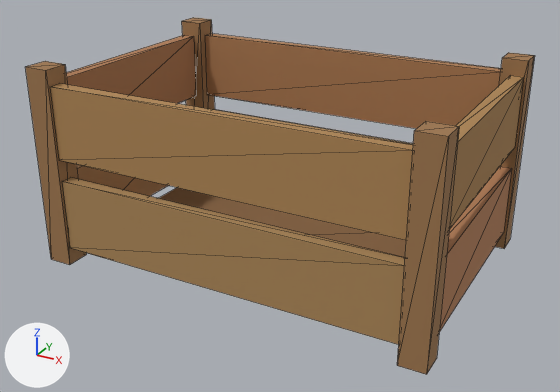
An edit to the glTF model games/yorimichi/assets/belmonte/meshes/SM_BM_BP_Crate.glb, drawn before and after from the same camera.
Rendered twice from a 50 mm lens placed at (0.48, -0.893, 0.529), pointed at (0.001, -0.022, 0.094). Lighting does not change. The marker at lower left points along +X, +Y and +Z. The older version comes first. Mesh edges are drawn as thin lines. Vertices at exactly the same position are counted once.

Before the edit, the objects in view are built like this:
```python
me_sm_bp_crate = bpy.data.meshes.new('SM_BP_Crate')
me_sm_bp_crate.from_pydata(...)  # 100 vertices, 106 faces; spans x -0.28..0.28, y -0.19..0.19, z 0.0..0.28
me_sm_bp_crate.materials.append(mat_bm_000_m_wood_013)
ob_sm_bm_bp_crate = bpy.data.objects.new('SM_BM_BP_Crate', me_sm_bp_crate)
ob_sm_bm_bp_crate.location = (0.0, 0.0, 0.0)
```
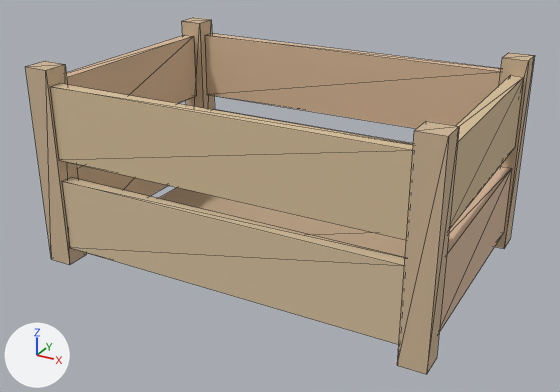
Changed parts and their boxes (x1, y1, x2, y2) in the pictures (560 x 392 px):
part 1 of me_sm_bp_crate, recoloured (brown to beige): (25, 17, 535, 375) in both

What the commit changed:
me_sm_bp_crate has 100 vertices, 106 faces and spans x -0.28..0.28, y -0.19..0.19, z 0.0..0.28.
me_sm_bp_crate is used by ob_sm_bm_bp_crate; location (0.0, 0.0, 0.0).
me_sm_bp_crate part 1: 106 faces centred in x -0.28..0.28, y -0.19..0.19, z 0.022..0.28 are repainted in the vertex colours; the middle colour goes from brown #ac7d53 to beige #d6ba9b.
